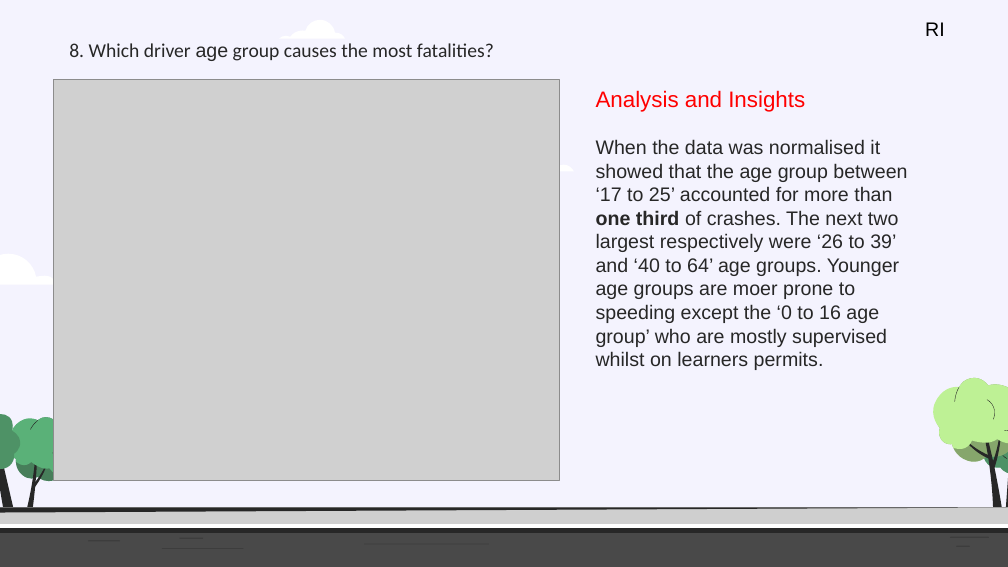
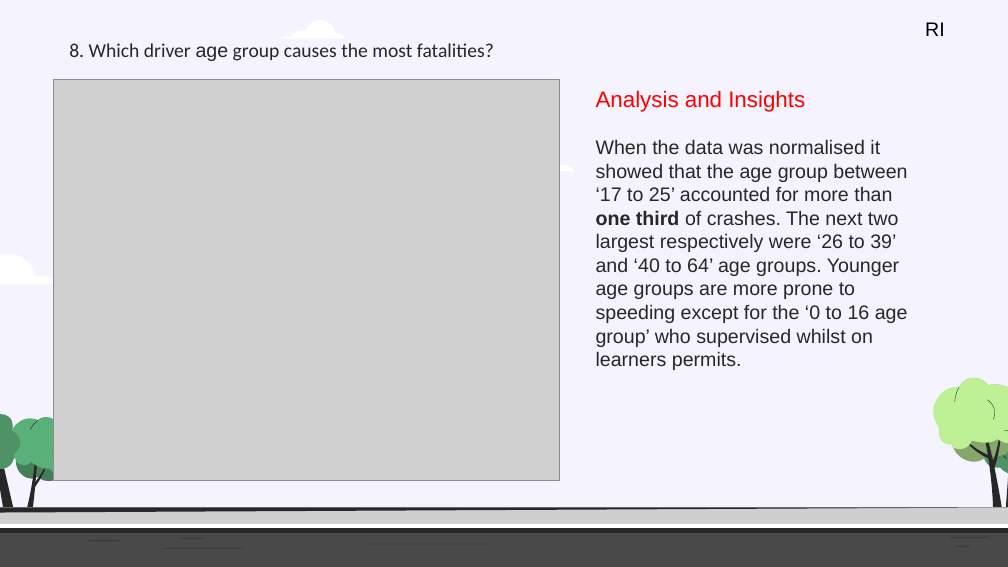
Before and after one commit to Kapedes/project-1-group-2, a slide deck: slide 11 of Insights and analysis of Crash Statistics in Australia.pptx (slide 12 before the commit). Drawn at 1008x567 pixels with LibreOffice and Linux fonts; fonts in the diff are those of the drawing; grey boxes stand for pictures. Boxes give left, top, right and bottom in pixels: in the first picture for what was removed or moved away, otherwise in the second. Text is boxed around its words. In the diff, an @@ line names an element or a change of style, - is before the commit and + after.

```diff
--- a/Insights and analysis of Crash Statistics in Australia.pptx
+++ b/Insights and analysis of Crash Statistics in Australia.pptx
@@ text at (x1=596, y1=139, x2=908, y2=370): text changed @@
-When the data was normalised it showed that the age group between ‘17 to 25’ accounted for more than one third of crashes. The next two largest respectively were ‘26 to 39’ and ‘40 to 64’ age groups. Younger age groups are moer prone to speeding except the ‘0 to 16 age group’ who are mostly supervised whilst on learners permits.
+When the data was normalised it showed that the age group between ‘17 to 25’ accounted for more than one third of crashes. The next two largest respectively were ‘26 to 39’ and ‘40 to 64’ age groups. Younger age groups are more prone to speeding except for the ‘0 to 16 age group’ who supervised whilst on learners permits.
```
Also in this commit, not shown: 8 other slides changed, 1 slide added, 5 other files.
